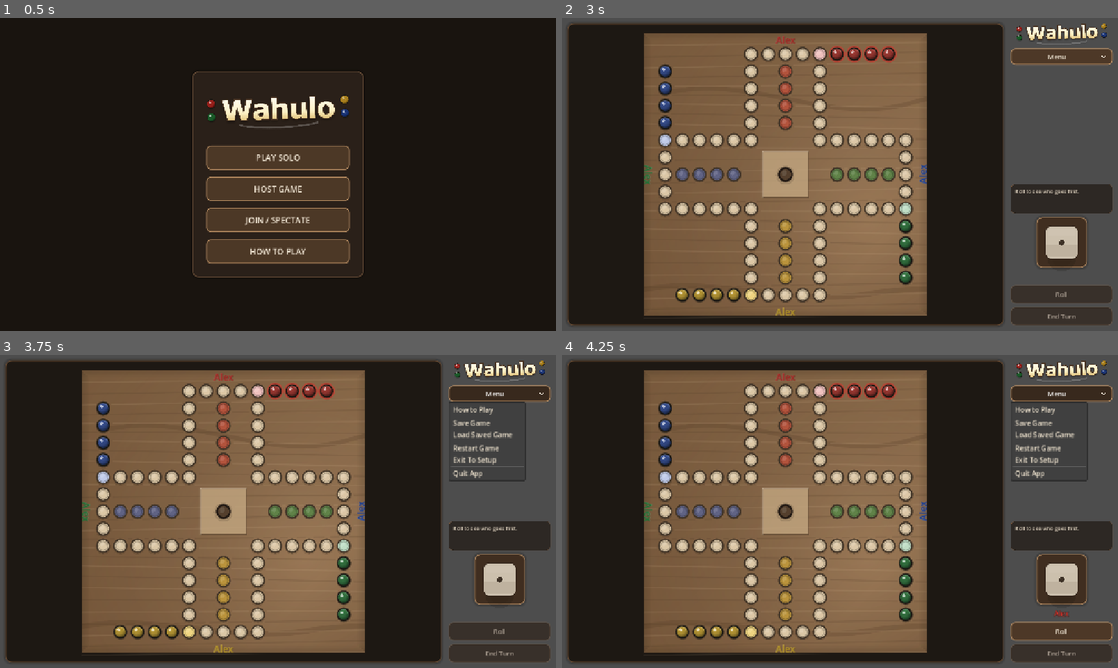
Above: before the commit, frames 1-4 (two rows, left to right).
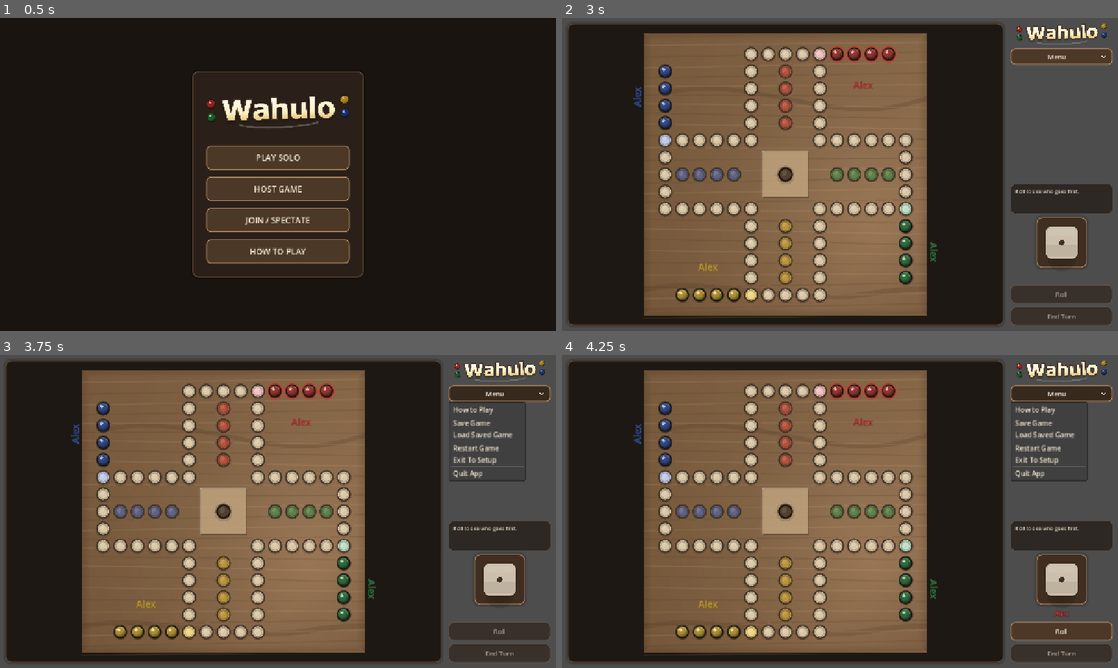
Above: after the commit, the same moments.

Repository: ItsTheMcCoy/wahoo-app
Game: Godot game, scene res://scenes/HomeScreen.tscn
Two runs of this game, one before a commit and one after it. Both use one fixed random seed, a clock stepped at 60 frames per second and the inputs below.
Inputs (mouse positions are in pixels of both pictures, inside the frame that each line leads up to):
- Up to frame 1 (0.5 s): no input
- Up to frame 2 (3 s): click "PLAY SOLO" at 0.5 s; click (845, 115) at 1.27 s; type "Alex" at 1.35 s; click (845, 161) at 1.5 s; type "Alex" at 1.58 s; click (845, 205) at 1.73 s; type "Alex" at 1.82 s; click (845, 249) at 2.02 s; type "Alex" at 2.1 s; click "Start Game" at 2.75 s
- Up to frame 3 (3.75 s): click "Menu" at 3.5 s
- Up to frame 4 (4.25 s): no input

Frame 1 is identical in both runs. In frame 2, 0.4% of the frame differs, in the area x 12-68%, y 5-96%; in frame 3, 0.4%; in frame 4, 0.4%.

Commit message:
Keep player name labels inside base rows

Diff:
--- a/godot/scripts/wahoo_board_view.gd
+++ b/godot/scripts/wahoo_board_view.gd
@@ -665,75 +665,31 @@
         return
     var font_size := int(max(12.0, _cell_size * 0.56))
     var font_height: float = font.get_height(font_size)
-    var spot_data := _collect_static_spot_data()
     for player in range(WahooState.NUM_PLAYERS):
         var label := String(_seat_labels[player]).strip_edges()
         if label.is_empty():
             continue
         var color: Color = PLAYER_COLORS[player].darkened(0.28)
         color.a = 0.95
-        var text_size := font.get_string_size(label, HORIZONTAL_ALIGNMENT_LEFT, -1, font_size)
-        var half_size := Vector2(text_size.x * 0.5, font_height * 0.45)
-        if player == 1 or player == 3:
-            half_size = Vector2(half_size.y, half_size.x)
-        var anchor := _resolve_seat_label_anchor(player, _seat_label_anchor(player), half_size, spot_data)
+        var anchor := _seat_label_anchor(player)
         if player == 1 or player == 3:
             var angle := PI * 0.5 if player == 1 else -PI * 0.5
             _draw_centered_rotated_text(font, font_size, font_height, label, anchor, angle, color)
         else:
             _draw_centered_text(font, font_size, font_height, label, anchor, color)
 
-func _resolve_seat_label_anchor(player: int, base_anchor: Vector2, half_size: Vector2, spot_data: Array) -> Vector2:
-    var outward_dirs := [
-        Vector2(0.0, -1.0),
-        Vector2(-1.0, 0.0),
-        Vector2(0.0, 1.0),
-        Vector2(1.0, 0.0),
-    ]
-    var anchor := base_anchor
-    var step_size: float = max(1.0, _cell_size * 0.08)
-    var edge_margin := _cell_size * 0.06
-    var viewport_rect := Rect2(Vector2.ZERO, size)
-    for _step in range(90):
-        if not _label_box_overlaps_spots(anchor, half_size, spot_data):
-            break
-        anchor += outward_dirs[player] * step_size
-        anchor.x = clampf(anchor.x, viewport_rect.position.x + half_size.x + edge_margin, viewport_rect.end.x - half_size.x - edge_margin)
-        anchor.y = clampf(anchor.y, viewport_rect.position.y + half_size.y + edge_margin, viewport_rect.end.y - half_size.y - edge_margin)
-    return anchor
-
-func _label_box_overlaps_spots(anchor: Vector2, half_size: Vector2, spot_data: Array) -> bool:
-    for y_step in range(5):
-        var ty := float(y_step) / 4.0
-        for x_step in range(9):
-            var tx := float(x_step) / 8.0
-            var point := Vector2(
-                anchor.x + lerpf(-half_size.x, half_size.x, tx),
-                anchor.y + lerpf(-half_size.y, half_size.y, ty)
-            )
-            if _point_in_spot_clearance(point, spot_data, 0.0):
-                return true
-    return false
-
 func _seat_label_anchor(player: int) -> Vector2:
-    var safety := _compute_static_safety_regions(_collect_static_spot_data())
-    var extents: Dictionary = safety["spot_extents"]
-    var edge_margin := _cell_size * 0.22
-    var clearance := _cell_size * STATIC_CLEARANCE_RATIO
-    var center := _board_rect.get_center()
+    var bounds := _base_cluster_bounds(player)
+    var inset := _cell_size * 0.88
 
     if player == 0:
-        var y_top := lerpf(_board_rect.position.y + edge_margin, extents["min_y"] - clearance, 0.52)
-        return Vector2(center.x, y_top)
+        return Vector2(bounds.get_center().x, bounds.end.y + inset)
     if player == 2:
-        var y_bottom := lerpf(_board_rect.end.y - edge_margin, extents["max_y"] + clearance, 0.48)
-        return Vector2(center.x, y_bottom)
+        return Vector2(bounds.get_center().x, bounds.position.y - inset)
     if player == 1:
-        var x_left := lerpf(_board_rect.position.x + edge_margin, extents["min_x"] - clearance, 0.52)
-        return Vector2(x_left, center.y)
-
-    var x_right := lerpf(_board_rect.end.x - edge_margin, extents["max_x"] + clearance, 0.48)
-    return Vector2(x_right, center.y)
+        return Vector2(bounds.end.x + inset, bounds.get_center().y)
+
+    return Vector2(bounds.position.x - inset, bounds.get_center().y)
 
 func _base_cluster_center(player: int) -> Vector2:
     var coords := WahooLayout.base_cluster_grid_coords(player)
Not shown, changed: godot/build/web/index.html
Not shown, changed: godot/build/web/index.pck
